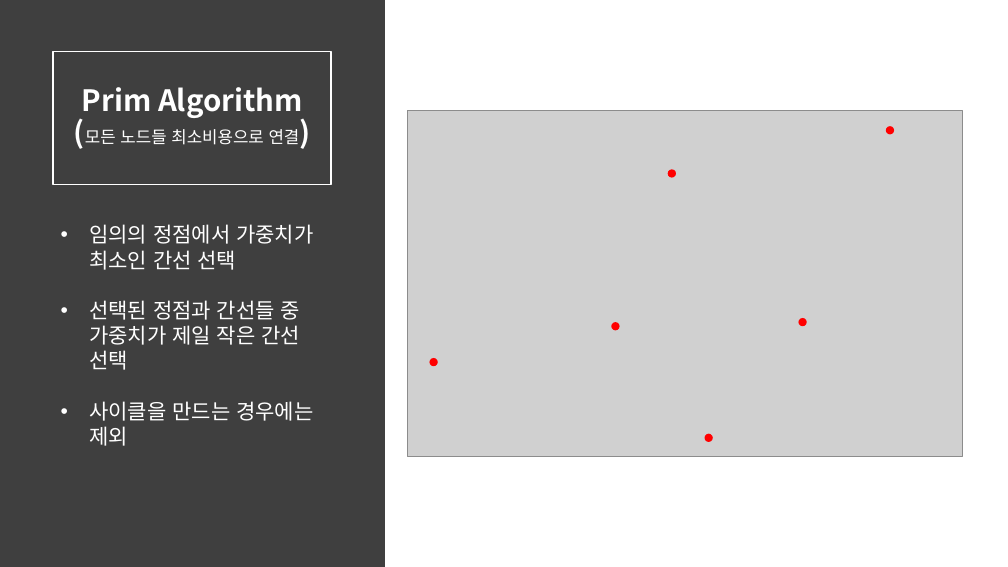
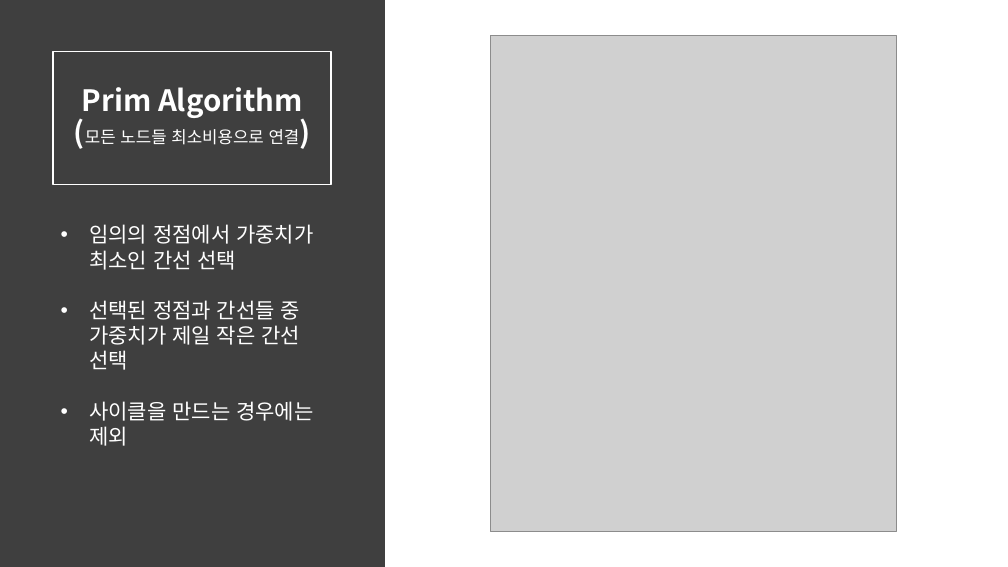
Before and after one commit to sunminky/algorythmStudy, a slide deck: slide 5 of 10주차/그리디발표.pptx. Drawn at 1008x567 pixels with LibreOffice and Linux fonts; fonts in the diff are those of the drawing; grey boxes stand for pictures. Boxes give left, top, right and bottom in pixels: in the first picture for what was removed or moved away, otherwise in the second. Text is boxed around its words. In the diff, an @@ line names an element or a change of style, - is before the commit and + after.

Commit message:
10주차

```diff
--- a/10주차/그리디발표.pptx
+++ b/10주차/그리디발표.pptx
@@ picture: place and size @@
-picture at (408,110,963,456)
+picture at (491,36,897,532)
@@ ellipse removed at (886,126,895,135) @@
@@ ellipse removed at (668,169,676,178) @@
@@ ellipse removed at (612,322,620,330) @@
@@ ellipse removed at (799,318,807,327) @@
@@ ellipse removed at (430,358,438,367) @@
@@ ellipse removed at (705,434,713,442) @@
```
